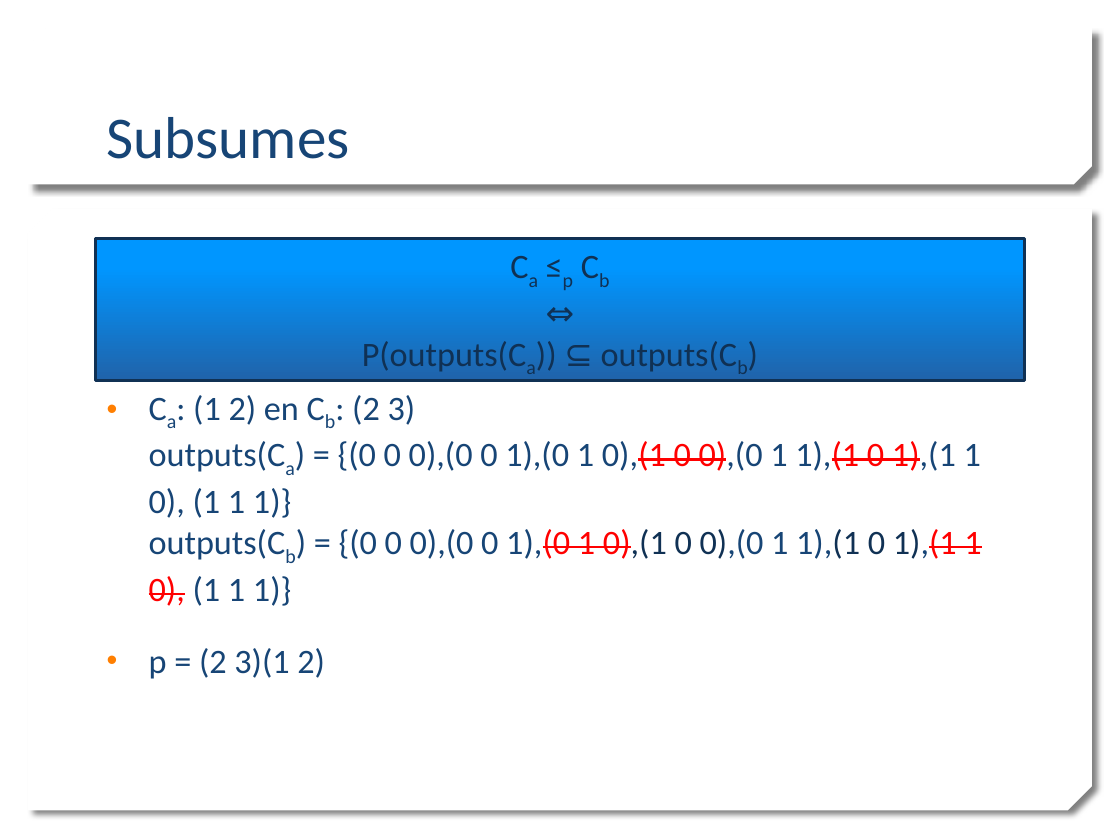
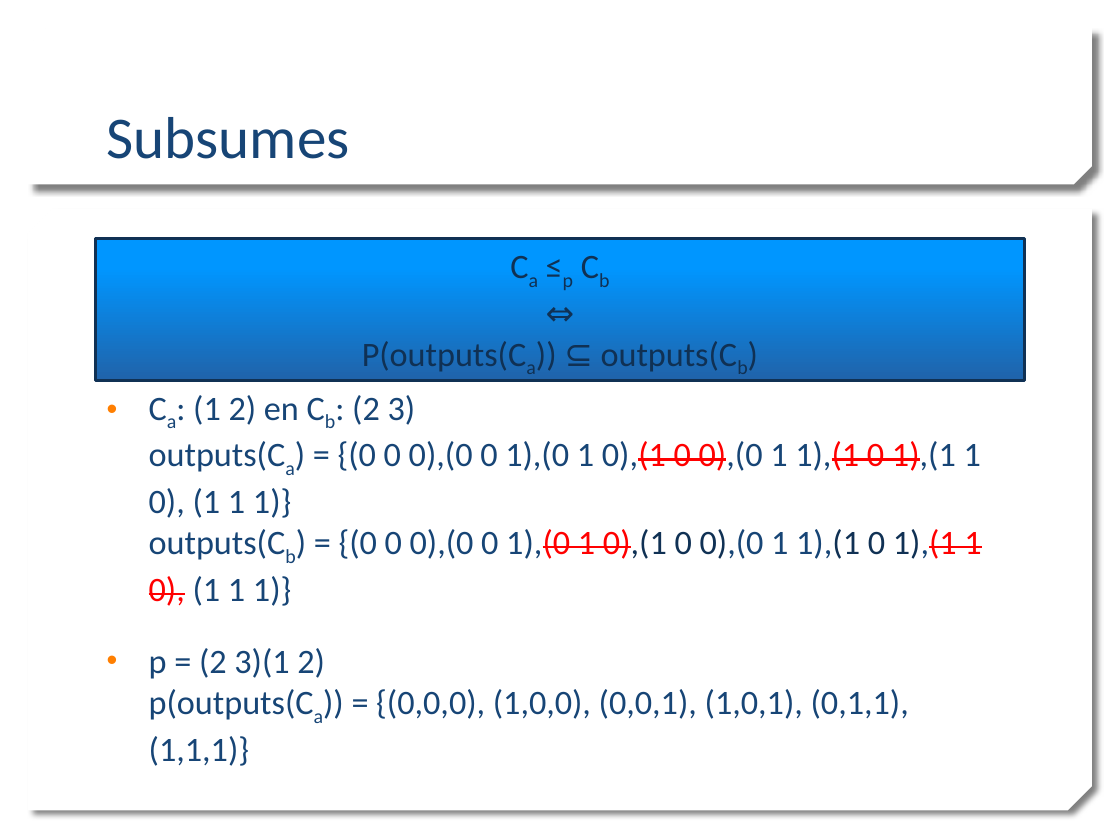
Before and after one commit to mdekempeneer/Research-Optimal-Size-Sorting-Networks, a slide deck: slide 15 of PPP1_WV.pptx. Drawn at 1120x840 pixels with LibreOffice and Linux fonts; fonts in the diff are those of the drawing; background and template pictures are left out. Boxes give left, top, right and bottom in pixels: in the first picture for what was removed or moved away, otherwise in the second. Text is boxed around its words. In the diff, an @@ line names an element or a change of style, - is before the commit and + after.

Commit message:
Toevoegingen aan de eerste presentatie

```diff
--- a/PPP1_WV.pptx
+++ b/PPP1_WV.pptx
@@ text at (149,648,909,766): text changed @@
-• p = (2 3)(1 2)
+• p = (2 3)(1 2)
+  p(outputs(Ca)) = {(0,0,0), (1,0,0), (0,0,1), (1,0,1), (0,1,1), (1,1,1)}
```
